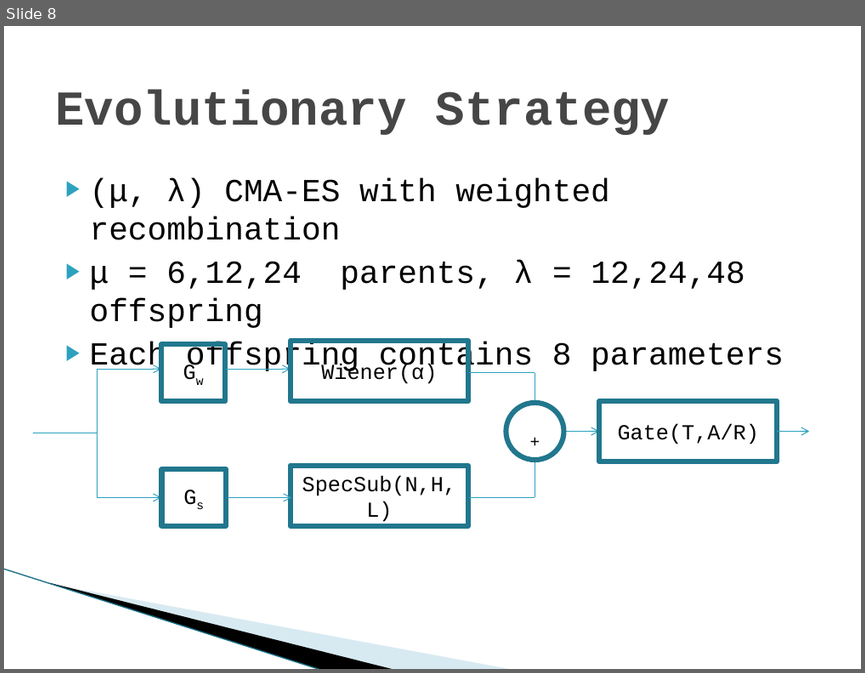
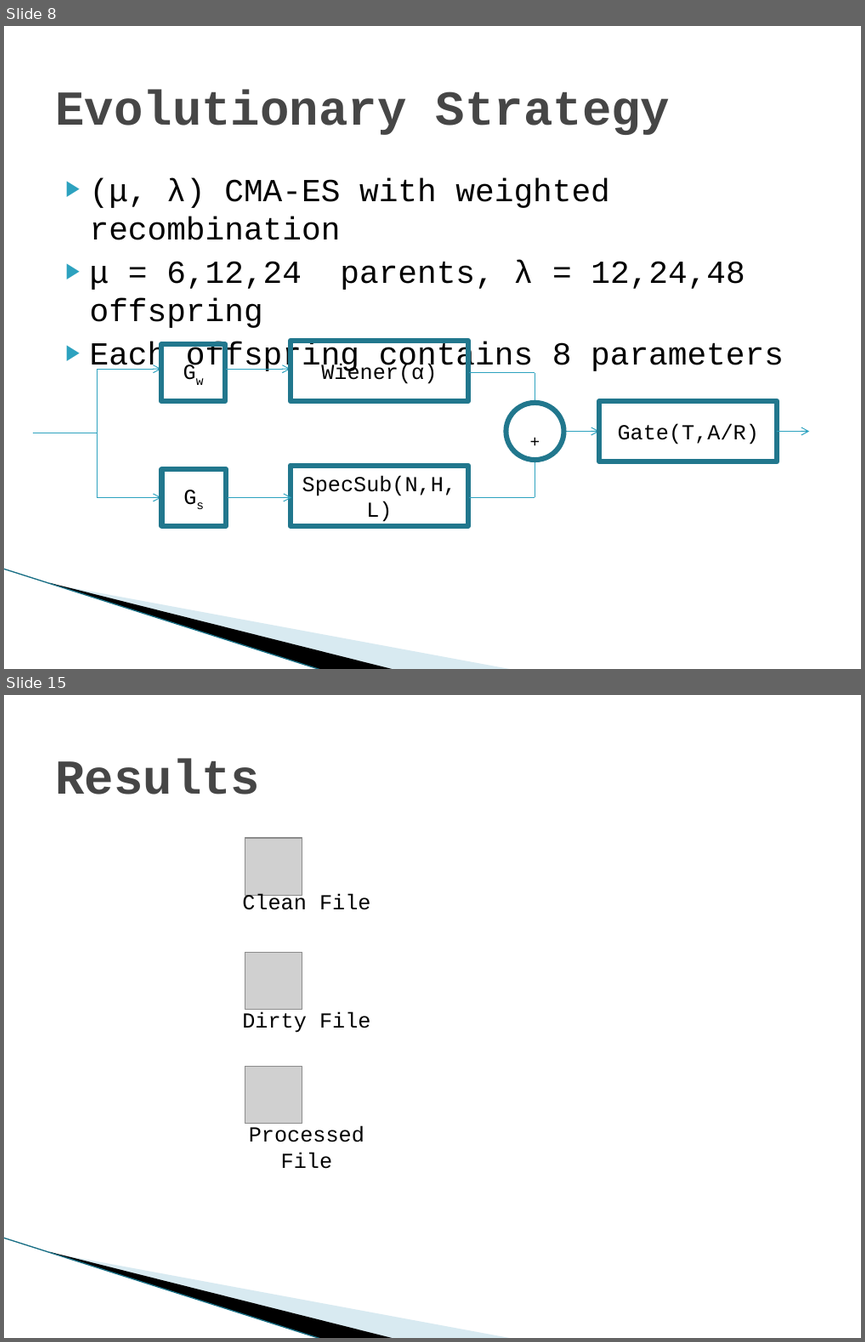
Before and after one commit to vfasburg/cse_848, a slide deck: project/848_Project_Presentation_Fasburg_Thomas.pptx. Shown one above the other, each under a label of ours: slide 8 before the commit, slides 8 and 15 after it; the slides between them are not shown. The pictures are 865x673 and 865x1342 pixels, drawn with LibreOffice and Linux fonts; fonts in the diff are those of the drawing; grey boxes stand for pictures; background and template pictures are left out. Boxes give left, top, right and bottom in pixels: in the first picture for what was removed or moved away, otherwise in the second. Text is boxed around its words. In the diff, an @@ line names an element or a change of style, - is before the commit and + after.

Commit message:
added results to slides

```diff
--- a/project/848_Project_Presentation_Fasburg_Thomas.pptx
+++ b/project/848_Project_Presentation_Fasburg_Thomas.pptx
@@ slide 15 added at (4,695,861,1338), background #FFFFFF; not listed: 3 template elements that a slide beside it also shows @@
@@ title added at (55,758,260,794), 41 pt, text #464646, bold @@
+Results
@@ picture added at (245,838,302,896) @@
@@ text added at (242,893,370,910), 18 pt, text #000000 @@
+Clean File
@@ picture added at (245,952,302,1009) @@
@@ text added at (242,1011,370,1032), 18 pt, text #000000 @@
+Dirty File
@@ picture added at (245,1066,302,1123) @@
@@ text added at (249,1126,364,1168), 18 pt, text #000000 @@
+Processed File
```
Also in this commit, not shown: 2 slides changed, 6 other slides added, 1 slide removed, 2 other files.
